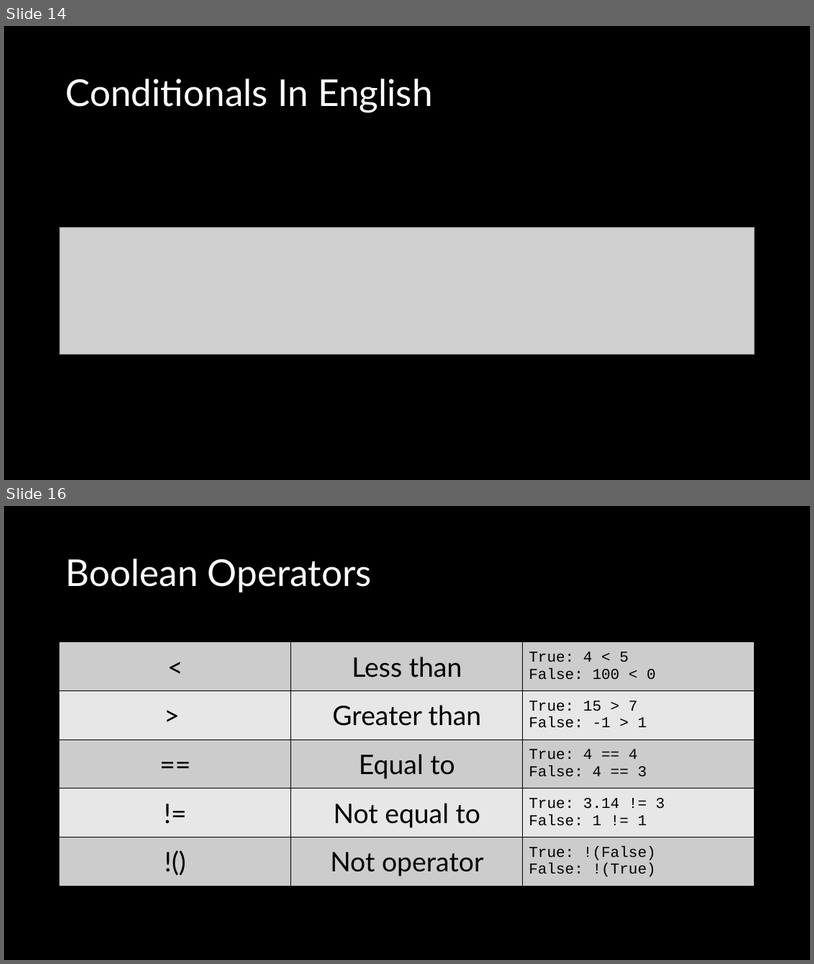
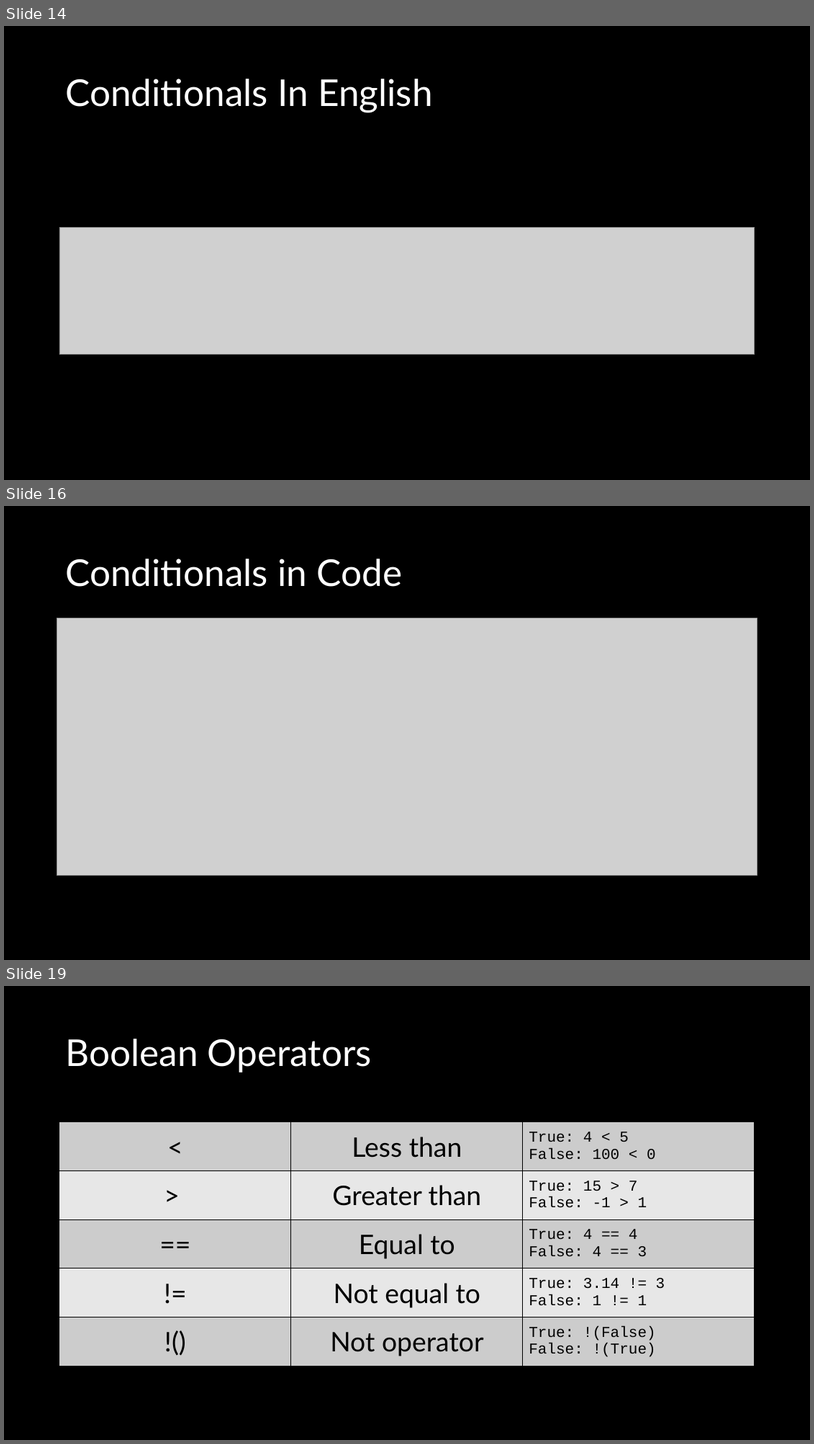
Before and after one commit to crhallberg/IMM120, a slide deck: Presentations/Sept 11 - Class 2.pptx. Shown one above the other, each under a label of ours: slides 14 and 16 before the commit, slides 14, 16 and 19 after it; the slides between them are not shown. The pictures are 814x964 and 814x1444 pixels, drawn with LibreOffice and Linux fonts; fonts in the diff are those of the drawing; grey boxes stand for pictures. Boxes give left, top, right and bottom in pixels: in the first picture for what was removed or moved away, otherwise in the second. Text is boxed around its words. In the diff, an @@ line names an element or a change of style, - is before the commit and + after.

```diff
--- a/Presentations/Sept 11 - Class 2.pptx
+++ b/Presentations/Sept 11 - Class 2.pptx
@@ slide 16 added at box(4, 506, 810, 960), background #000000 @@
@@ title added at box(65, 559, 402, 587), 44 pt, text #FFFFFF @@
+Conditionals in Code
@@ picture added at box(57, 618, 758, 875) @@
@@ what was slide 16 is now slide 19 @@
```
Also in this commit, not shown: 2 slides changed, 2 other slides added.
